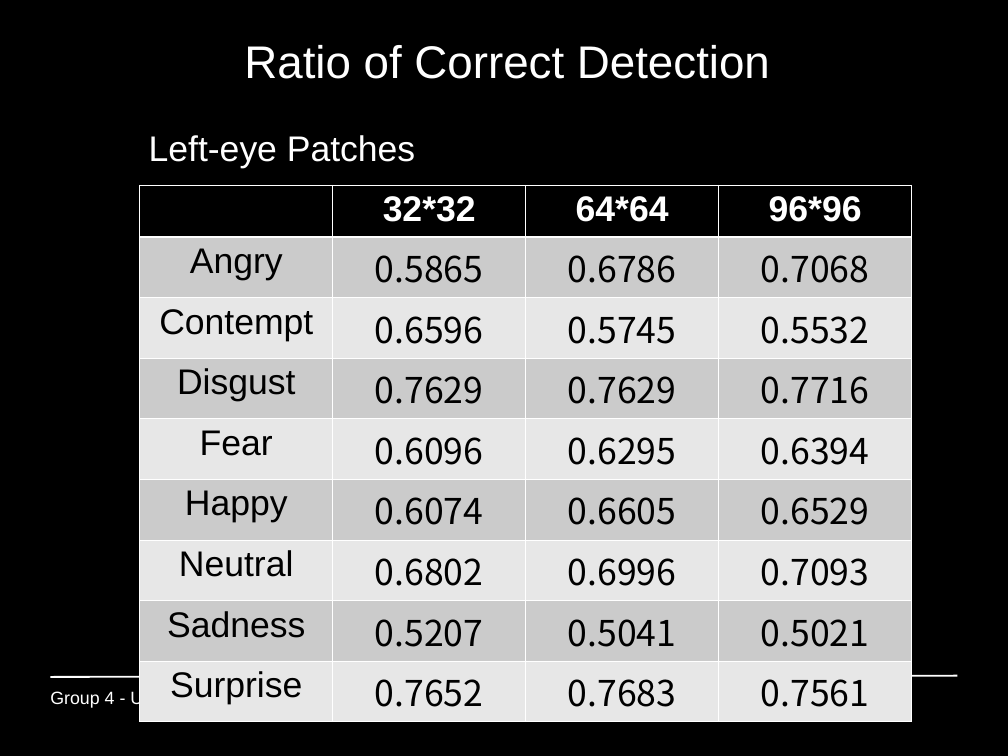
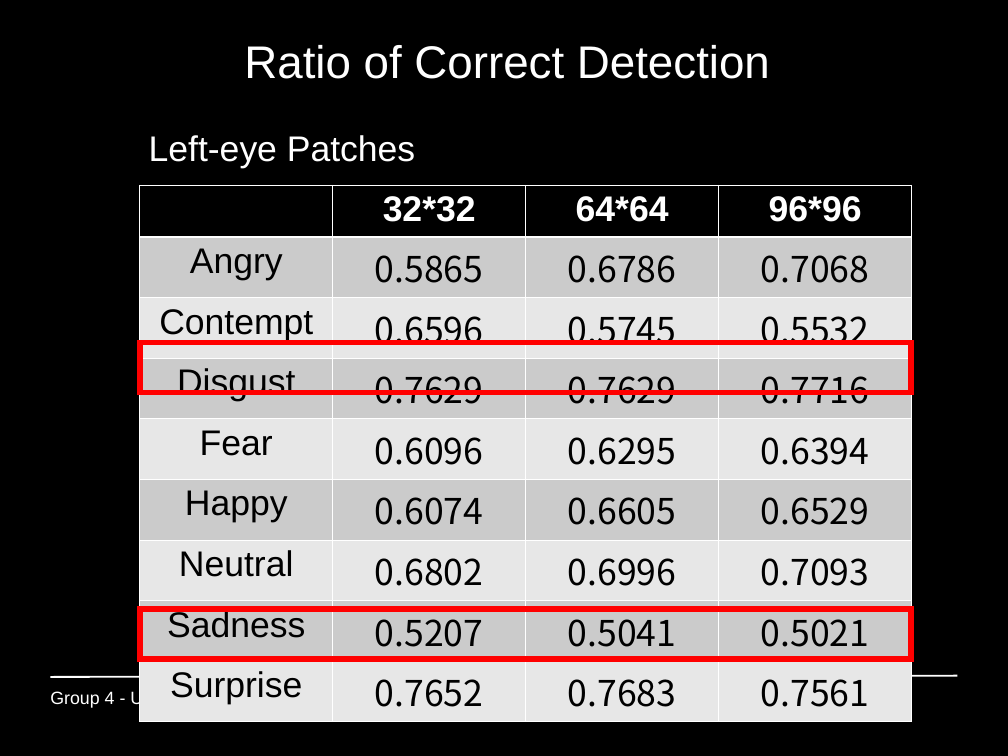
Before and after one commit to GiannisPapadopoulos/DiscriminativePatches, a slide deck: slide 23 of presentations/period3/MAI_Project1_Group4.ppt. Drawn at 1008x756 pixels with LibreOffice and Linux fonts; fonts in the diff are those of the drawing. Boxes give left, top, right and bottom in pixels: in the first picture for what was removed or moved away, otherwise in the second. Text is boxed around its words. In the diff, an @@ line names an element or a change of style, - is before the commit and + after.

```diff
--- a/presentations/period3/MAI_Project1_Group4.ppt
+++ b/presentations/period3/MAI_Project1_Group4.ppt
@@ rectangle added at box(140, 342, 912, 392), outline #FF0000 4.51 pt @@
@@ rectangle added at box(140, 609, 912, 659), outline #FF0000 4.51 pt @@
```
Also in this commit, not shown: 3 other slides changed.
